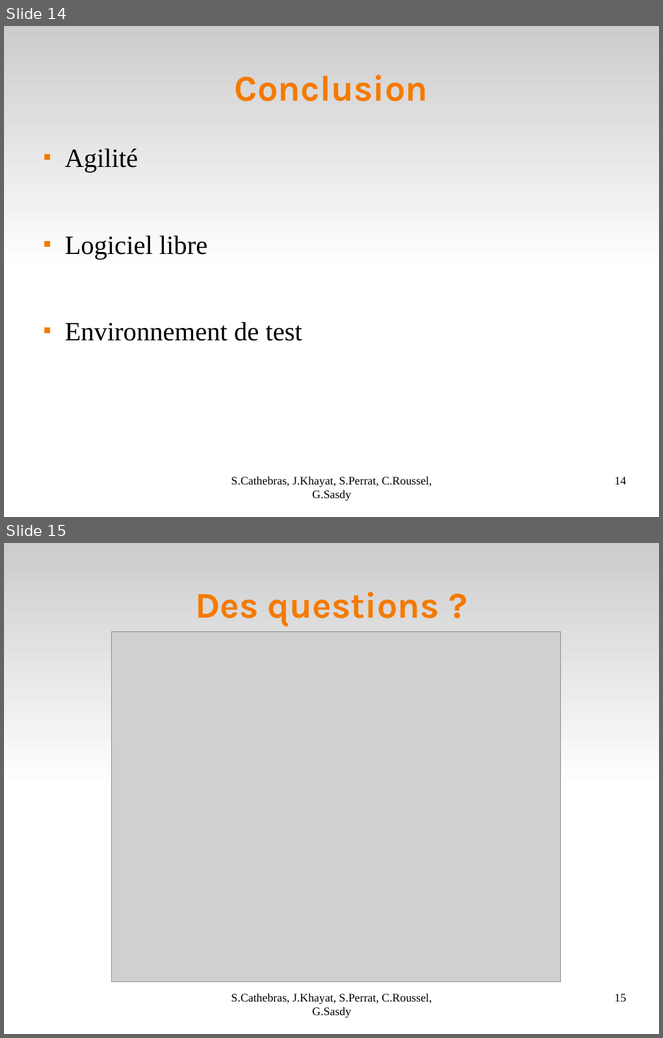
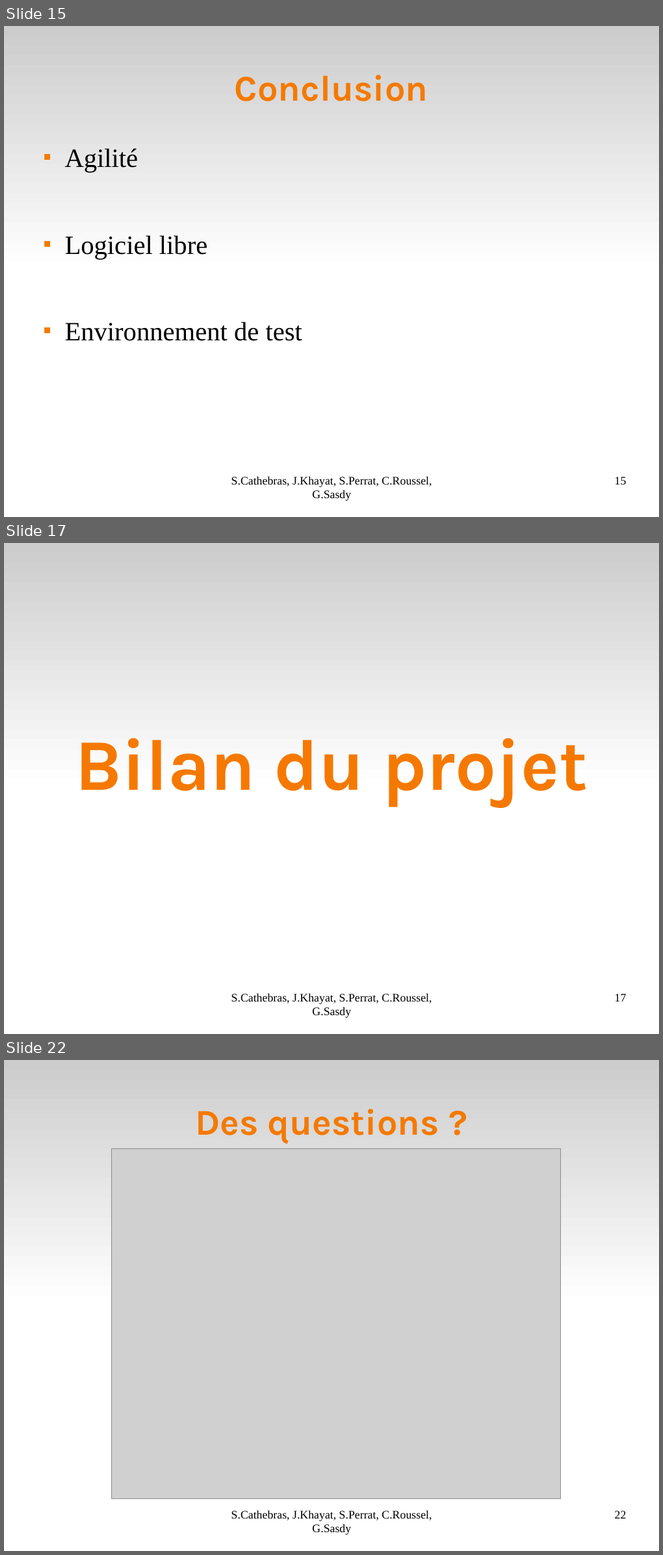
Before and after one commit to Darktrop/git-mediawiki-ensimag, a slide deck: sheme/presoutenance/Bilan.odp. Shown one above the other, each under a label of ours: slides 14 and 15 before the commit, slides 15, 17 and 22 after it; the slides between them are not shown. The pictures are 663x1038 and 663x1555 pixels, drawn with LibreOffice and Linux fonts; fonts in the diff are those of the drawing; grey boxes stand for pictures. Boxes give left, top, right and bottom in pixels: in the first picture for what was removed or moved away, otherwise in the second. Text is boxed around its words. In the diff, an @@ line names an element or a change of style, - is before the commit and + after.

```diff
--- a/sheme/presoutenance/Bilan.odp
+++ b/sheme/presoutenance/Bilan.odp
@@ slide 17 added at [4,543,659,1034], background #FFFFFF; not listed: 1 template element that a slide beside it also shows @@
@@ title added at [75,738,588,808], 88 pt, text #F57900, bold @@
+Bilan du projet
@@ text added at [232,993,432,1018], 14 pt, text #000000 @@
+S.Cathebras, J.Khayat, S.Perrat, C.Roussel, G.Sasdy
@@ page number added at [615,994,627,1002], 14 pt, text #000000 @@
+17
@@ what was slide 14 is now slide 15 @@
@@ page number at [615,477,627,485]: text changed @@
-14
+15
@@ what was slide 15 is now slide 22 @@
@@ page number at [615,1511,627,1519]: text changed @@
-15
+22
```
Also in this commit, not shown: 5 slides changed, 6 other slides added.
